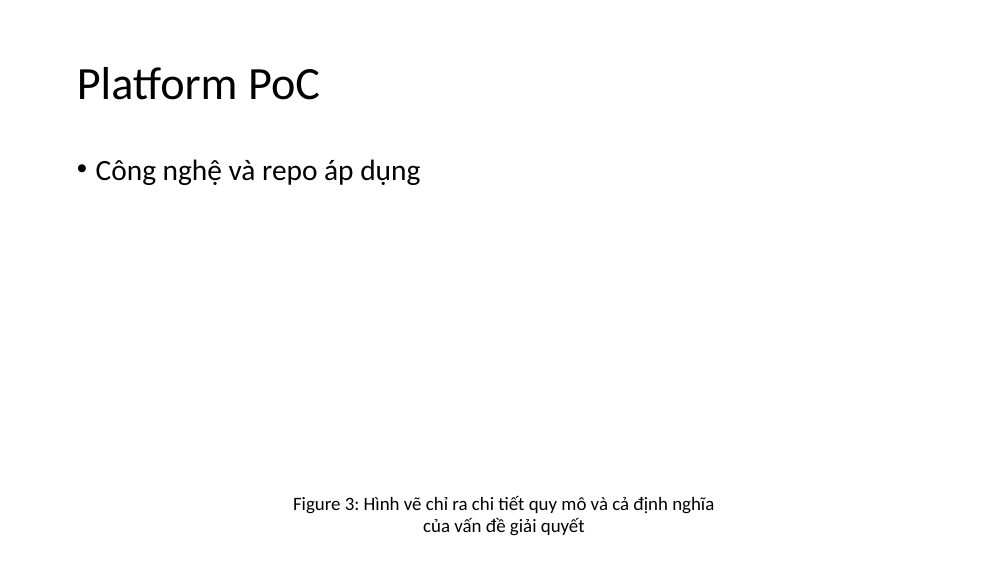
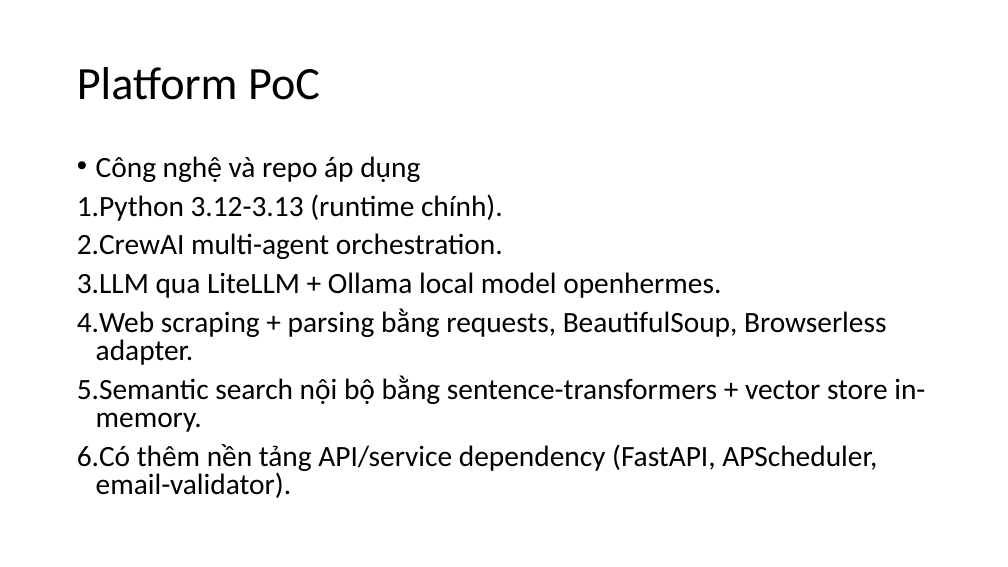
Before and after one commit to CallmeSen/CCNLTHD, a slide deck: slide 4 of Development_Process/Week_10/Process_Report.pptx (slide 5 before the commit). Drawn at 1008x567 pixels with LibreOffice and Linux fonts; fonts in the diff are those of the drawing. Boxes give left, top, right and bottom in pixels: in the first picture for what was removed or moved away, otherwise in the second. Text is boxed around its words. In the diff, an @@ line names an element or a change of style, - is before the commit and + after.

```diff
--- a/Development_Process/Week_10/Process_Report.pptx
+++ b/Development_Process/Week_10/Process_Report.pptx
@@ text at box(96, 156, 420, 182): line spacing 0.9 to 0.8 @@
@@ text at box(77, 194, 925, 498): paragraphs added @@
+1. Python 3.12-3.13 (runtime chính).
+2. CrewAI multi-agent orchestration.
+3. LLM qua LiteLLM + Ollama local model openhermes.
+4. Web scraping + parsing bằng requests, BeautifulSoup, Browserless adapter.
+5. Semantic search nội bộ bằng sentence-transformers + vector store in-memory.
+6. Có thêm nền tảng API/service dependency (FastAPI, APScheduler, email-validator).
@@ text removed at box(293, 495, 714, 536) @@
-Figure 3: Hình vẽ chỉ ra chi tiết quy mô và cả định nghĩa của vấn đề giải quyết
```
Also in this commit, not shown: 1 slide removed.
